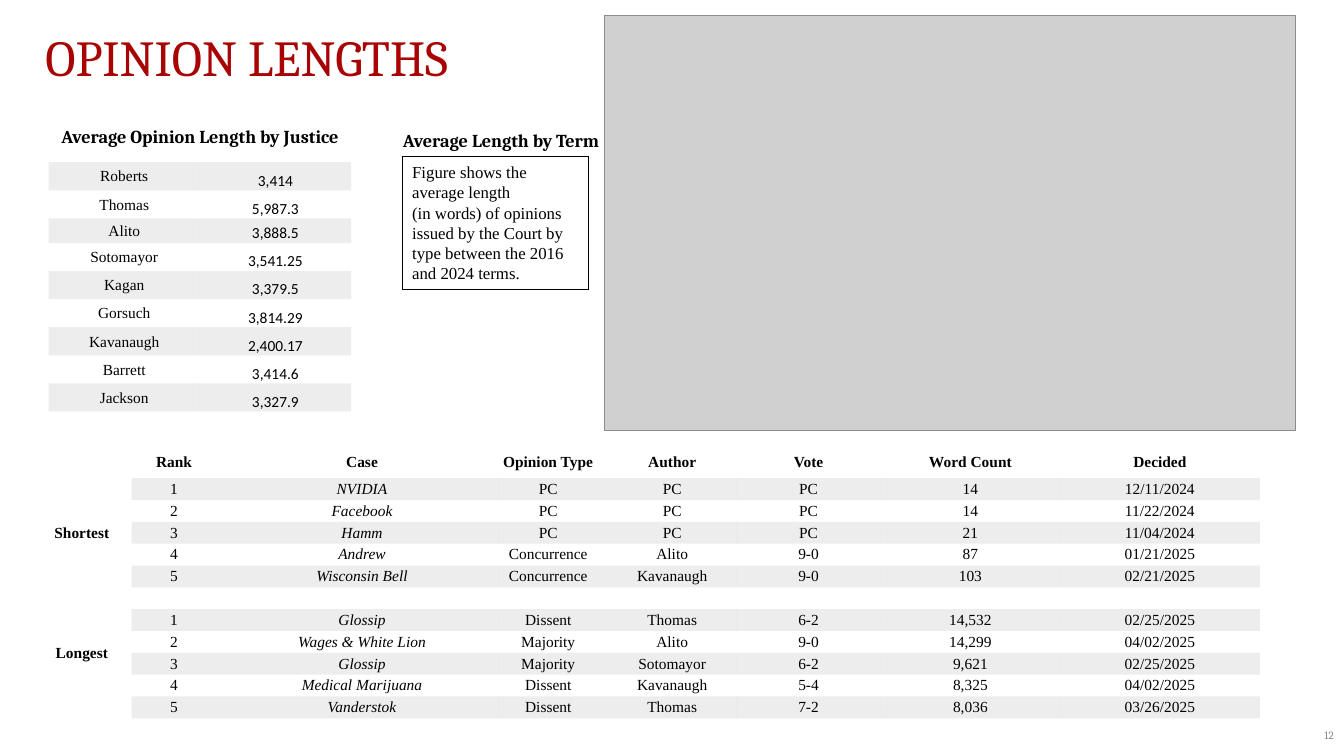
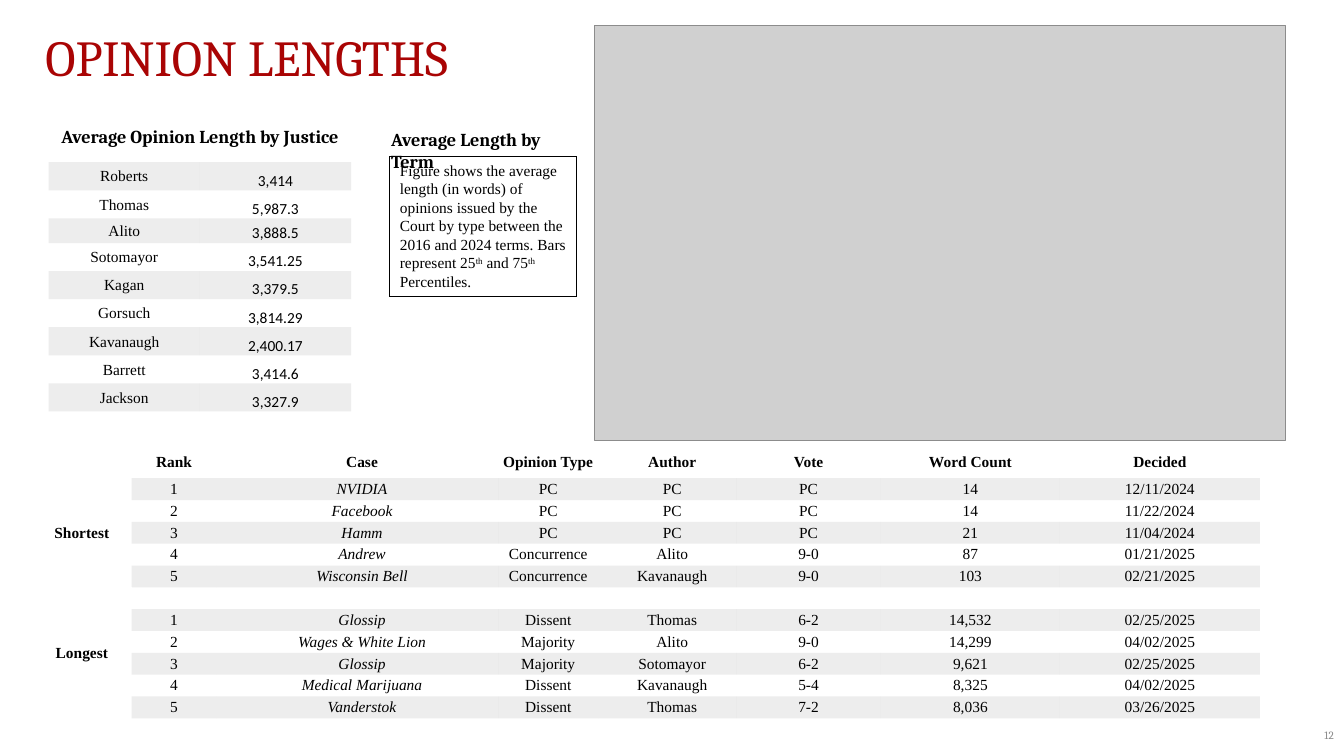
Before and after one commit to JakeTruscott/scotuswatch, a slide deck: slide 12 of Stat Reviews/OT24_StatReview/compilation/SCOTUSBlog/statpack_OT24.pptx. Drawn at 1344x756 pixels with LibreOffice and Linux fonts; fonts in the diff are those of the drawing; grey boxes stand for pictures. Boxes give left, top, right and bottom in pixels: in the first picture for what was removed or moved away, otherwise in the second. Text is boxed around its words. In the diff, an @@ line names an element or a change of style, - is before the commit and + after.

```diff
--- a/Stat Reviews/OT24_StatReview/compilation/SCOTUSBlog/statpack_OT24.pptx
+++ b/Stat Reviews/OT24_StatReview/compilation/SCOTUSBlog/statpack_OT24.pptx
@@ picture: place and size @@
-picture at [604, 16, 1296, 431]
+picture at [595, 25, 1287, 440]
@@ text "Average Length by Term" rewrapped from [403, 134, 599, 151] to [391, 133, 540, 174] @@
@@ rectangle "Figure shows the average length ...": place and size @@
-rectangle "Figure shows the average length ..." at [402, 157, 589, 289]
+rectangle "Figure shows the average length ..." at [390, 156, 577, 297]
@@ text in rectangle at [400, 164, 565, 287]: text changed; size 12 to 11 pt @@
-Figure shows the average length
-(in words) of opinions issued by the Court by type between the 2016 and 2024 terms.
+Figure shows the average length (in words) of opinions issued by the Court by type between the 2016 and 2024 terms. Bars represent 25th and 75th Percentiles.
```
Also in this commit, not shown: 11 other slides changed, 25 other files.
